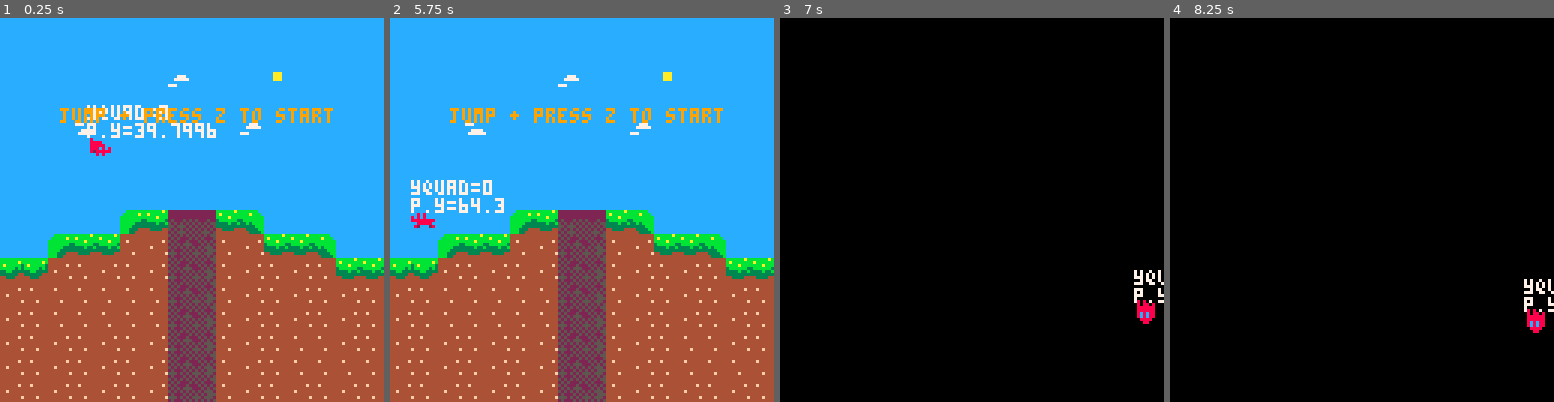
Above: before the commit, frames 1-4 (left to right).
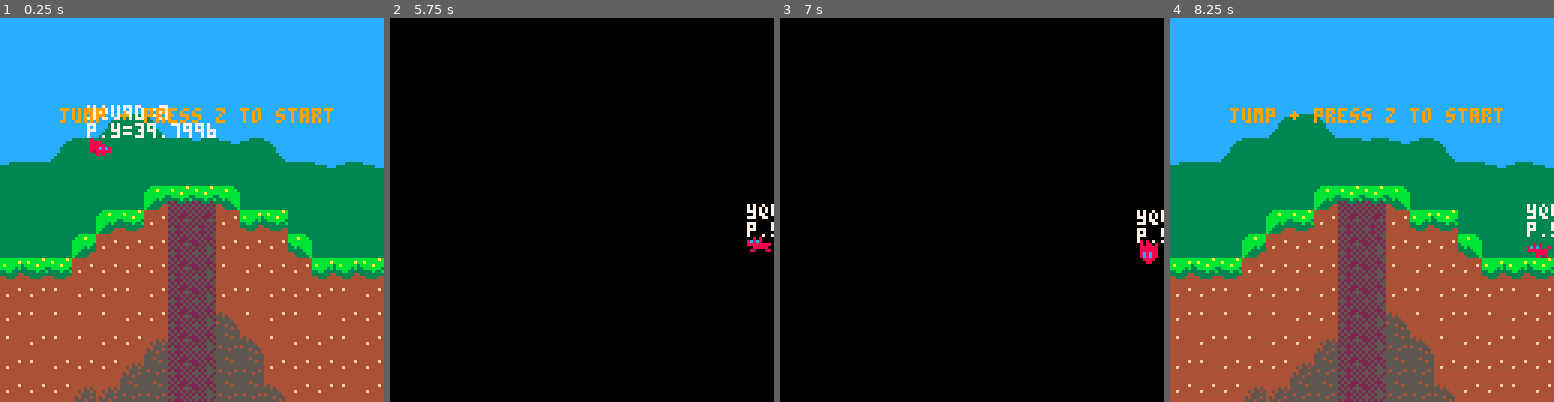
Above: after the commit, the same moments.

Repository: phf5kw/GoodBoy
Game: PICO-8 cartridge game1.p8
The game is run twice, just before and just after one commit, with the same random seed, the same clock (stepped at 60 frames per second) and the same inputs.
Inputs:
- Up to frame 1 (0.25 s): no input
- Up to frame 2 (5.75 s): tap O (Z key) at 0.33, 0.7, 1.43, 2.22, 3.1, 3.98, 4.87 s; hold Left 1.97-2.37 s; hold Right 2.87-3.53 s; hold Up 3.58-4.08 s; hold Right 4.13-4.53 s; hold Left from 5.13 s (still down)
- Up to frame 3 (7 s): tap O (Z key) at 5.75, 6.63 s; release Left at 5.8 s; hold Up 5.85-6.18 s; hold Left 6.23-6.63 s
- Up to frame 4 (8.25 s): hold Right 7.13-7.8 s; tap O (Z key) at 7.52 s; hold Up from 7.85 s (still down)

The runs differ from the first frame. In frame 1, 30% of the frame differs, in the area x 0-100%, y 14-100%; in frame 2, 100%; in frame 3, 0.9%; in frame 4, 100%, in the area x 0-100%, y 0-100%.

Commit message:
land sprites

Diff:
--- a/game1.p8
+++ b/game1.p8
@@ -234,9 +234,15 @@
 			flry=flr((player.y+player.h)/8)
 			if fget(mget(flr1x,flry),2) then
 				mset(flr1x,flry,0) --destroy
+				if flr(player.x/128)*128<1 and flr(player.y/128)*128<1 then
+					mset(flr1x,flry,58) --destroy
+				end
 			end
 			if fget(mget(flr2x,flry),2) then
 				mset(flr2x,flry,0) --destroy
+				if flr(player.x/128)*128<1 and flr(player.y/128)*128<1 then
+					mset(flr1x,flry,58) --destroy
+				end
 			end
 		elseif collide_map(player,"down",0) then
 			player.landed=true
@@ -521,38 +527,38 @@
 
 
 __gff__
-0001010000010000000000000808100000010100000100000000000020204000000000030303030000000000000000000000000303000000000000000000000003030303030303030000000000000000030303030303030300000000000000000303030303030707000000000000000001010101000007070000000000000000
+0001010000010000000000000808100000010100000100000000000020204000000000000000000000000703030300000000000000000000000000030303000003030303030307070000000000000000030303030303070700000000000000000303030300000707000000000000000001010101000007070000000000000000
 0000000000000000000000000000000000000000000000000000000000000000000000000000000000000000000000000000000000000000000000000000000000000000000000000000000000000000000000000000000000000000000000000000000000000000000000000000000000000000000000000000000000000000
 __map__
-2222222222222222222222222222222250505050505050484850505050505046000000000000000000000000000000000000000000000000000000000000000000000000000000000000000000000000000000000000000000000000000000000000000000000000000000000000000000000000000000000000000000000000
-2222222222222222222222222222222257515151515151484851515151515146000000000000000000000000000000000000000000000000000000000000000000000000000000000000000000000000000000000000000000000000000000000000000000000000000000000000000000000000000000000000000000000000
-2222222222222230222222322222222257000000000000000000000000000046000000000000000000000000000000000000000000000000000000000000000000000000000000000000000000000000000000000000000000000000000000000000000000000000000000000000000000000000000000000000000000000000
-2222222222222222222222222222222257000000000000000000000000000046000000000000000000000000000000000000000000000000000000000000000000000000000000000000000000000000000000000000000000000000000000000000000000000000000000000000000000000000000000000000000000000000
-2222223122222222222230222222222257000000000000000000000000000046000000000000000000000000000000000000000000000000000000000000000000000000000000000000000000000000000000000000000000000000000000000000000000000000000000000000000000000000000000000000000000000000
-2222222222222222222222222222222257000000000000000000000000000046000000000000000000000000000000000000000000000000000000000000000000000000000000000000000000000000000000000000000000000000000000000000000000000000000000000000000000000000000000000000000000000000
-2222222222222222222222222222222257000000000000000000000000000046000000000000000000000000000000000000000000000000000000000000000000000000000000000000000000000000000000000000000000000000000000000000000000000000000000000000000000000000000000000000000000000000
-2222222222222222222222222222222257000000000000000000000000000046000000000000000000000000000000000000000000000000000000000000000000000000000000000000000000000000000000000000000000000000000000000000000000000000000000000000000000000000000000000000000000000000
-2222222222262466672425222222222251720000007370720000007372000046707000000000000000000000000000000000000000000000000000000000000000000000000000000000000000000000000000000000000000000000000000000000000000000000000000000000000000000000000000000000000000000000
-2222262424343376773433242425222257000000000000000000000000000046000000000000000000000000000000000000000000000000000000000000000000000000000000000000000000000000000000000000000000000000000000000000000000000000000000000000000000000000000000000000000000000000
-2323333433343376773433343334242457000000000000000000000000000046000000000000000000000000000000000000000000000000000000000000000000000000000000000000000000000000000000000000000000000000000000000000000000000000000000000000000000000000000000000000000000000000
-3334343434343476773433343334333457000000000000000000000000000046000000000000000000000000000000000000000000000000000000000000000000000000000000000000000000000000000000000000000000000000000000000000000000000000000000000000000000000000000000000000000000000000
-3334343434343476773433343334333457000000000000000000000000000046000000000000000000000000000000000000000000000000000000000000000000000000000000000000000000000000000000000000000000000000000000000000000000000000000000000000000000000000000000000000000000000000
-3334333433343376773433343434333451700000007070707000700000707046000000000000000000000000000000000000000000000000000000000000000000000000000000000000000000000000000000000000000000000000000000000000000000000000000000000000000000000000000000000000000000000000
-3334333433343376773433343434343457000000000000000000000000000046000000000000000000000000000000000000000000000000000000000000000000000000000000000000000000000000000000000000000000000000000000000000000000000000000000000000000000000000000000000000000000000000
-3334333433343376773433343334333451414166674141414141414141414046000000000000000000000000000000000000000000000000000000000000000000000000000000000000000000000000000000000000000000000000000000000000000000000000000000000000000000000000000000000000000000000000
-5050525252525276775252525252525200000000000000000000000000000000000000000000000000000000000000000000000000000000000000000000000000000000000000000000000000000000000000000000000000000000000000000000000000000000000000000000000000000000000000000000000000000000
-5044454445444576774445444544455000000000000000000000000000000000000000000000000000000000000000000000000000000000000000000000000000000000000000000000000000000000000000000000000000000000000000000000000000000000000000000000000000000000000000000000000000000000
-474c4d4e4f494d6a6a4e4f494a4e4f4600000000000000000000000000000000000000000000000000000000000000000000000000000000000000000000000000000000000000000000000000000000000000000000000000000000000000000000000000000000000000000000000000000000000000000000000000000000
-475c5d5e5f595d5e6a5e5f595a6d6e4600000000000000000000000000000000000000000000000000000000000000000000000000000000000000000000000000000000000000000000000000000000000000000000000000000000000000000000000000000000000000000000000000000000000000000000000000000000
-476c6d6e6f4b4c486d6e6f4c6d7d7e4600000000000000000000000000000000000000000000000000000000000000000000000000000000000000000000000000000000000000000000000000000000000000000000000000000000000000000000000000000000000000000000000000000000000000000000000000000000
-577c7d7e7f5b5c587d7e7f697d7e6e5600000000000000000000000000000000000000000000000000000000000000000000000000000000000000000000000000000000000000000000000000000000000000000000000000000000000000000000000000000000000000000000000000000000000000000000000000000000
-475c5d5e5f6b6c68696a5e796d6e7e5600000000000000000000000000000000000000000000000000000000000000000000000000000000000000000000000000000000000000000000000000000000000000000000000000000000000000000000000000000000000000000000000000000000000000000000000000000000
-576a6d6e6f4d4e78797a6e694b7e7f5600000000000000000000000000000000000000000000000000000000000000000000000000000000000000000000000000000000000000000000000000000000000000000000000000000000000000000000000000000000000000000000000000000000000000000000000000000000
-476a7d7e4a5d5e4a4b4c7e795b4e4f5600000000000000000000000000000000000000000000000000000000000000000000000000000000000000000000000000000000000000000000000000000000000000000000000000000000000000000000000000000000000000000000000000000000000000000000000000000000
-474b6a4d6e5a4b5a5b5c5d5a5d5e5f4600000000000000000000000000000000000000000000000000000000000000000000000000000000000000000000000000000000000000000000000000000000000000000000000000000000000000000000000000000000000000000000000000000000000000000000000000000000
-5748494a7e4c4e4f48494e686a4e4f5600000000000000000000000000000000000000000000000000000000000000000000000000000000000000000000000000000000000000000000000000000000000000000000000000000000000000000000000000000000000000000000000000000000000000000000000000000000
-57586a5a5b5c5a5f4c595e78795e5f5600000000000000000000000000000000000000000000000000000000000000000000000000000000000000000000000000000000000000000000000000000000000000000000000000000000000000000000000000000000000000000000000000000000000000000000000000000000
-4768694c6b6c6e6f4c6d6e6c6d6e6f4600000000000000000000000000000000000000000000000000000000000000000000000000000000000000000000000000000000000000000000000000000000000000000000000000000000000000000000000000000000000000000000000000000000000000000000000000000000
+2323232323232323232323232323232350505050505050484850505050505046000000000000000000000000000000000000000000000000000000000000000000000000000000000000000000000000000000000000000000000000000000000000000000000000000000000000000000000000000000000000000000000000
+2323232323232323232323232323232357515151515151484851515151515146000000000000000000000000000000000000000000000000000000000000000000000000000000000000000000000000000000000000000000000000000000000000000000000000000000000000000000000000000000000000000000000000
+2323232323232323232323322323232357000000000000000000000000000046000000000000000000000000000000000000000000000000000000000000000000000000000000000000000000000000000000000000000000000000000000000000000000000000000000000000000000000000000000000000000000000000
+2323232323232323232323232323232357000000000000000000000000000046000000000000000000000000000000000000000000000000000000000000000000000000000000000000000000000000000000000000000000000000000000000000000000000000000000000000000000000000000000000000000000000000
+2323232331223023232323232323232357000000000000000000000000000046000000000000000000000000000000000000000000000000000000000000000000000000000000000000000000000000000000000000000000000000000000000000000000000000000000000000000000000000000000000000000000000000
+2323312222222222202120302323232357000000000000000000000000000046000000000000000000000000000000000000000000000000000000000000000000000000000000000000000000000000000000000000000000000000000000000000000000000000000000000000000000000000000000000000000000000000
+2022222222222222222222222221202157000000000000000000000000000046000000000000000000000000000000000000000000000000000000000000000000000000000000000000000000000000000000000000000000000000000000000000000000000000000000000000000000000000000000000000000000000000
+2222222222223d2a2a2d22222222222257000000000000000000000000000046000000000000000000000000000000000000000000000000000000000000000000000000000000000000000000000000000000000000000000000000000000000000000000000000000000000000000000000000000000000000000000000000
+222222223d2c3b76763b2b2c2222222251720000007370720000007372000046707000000000000000000000000000000000000000000000000000000000000000000000000000000000000000000000000000000000000000000000000000000000000000000000000000000000000000000000000000000000000000000000
+2222223d3b3b3b76773b3b3b2d22222257000000000000000000000000000046000000000000000000000000000000000000000000000000000000000000000000000000000000000000000000000000000000000000000000000000000000000000000000000000000000000000000000000000000000000000000000000000
+2b2c2c3b3b3b3b76773c3b3b3b2b2b2c57000000000000000000000000000046000000000000000000000000000000000000000000000000000000000000000000000000000000000000000000000000000000000000000000000000000000000000000000000000000000000000000000000000000000000000000000000000
+3b3b3c3b3b3c3b76773b3c3b3b3b3c3b57000000000000000000000000000046000000000000000000000000000000000000000000000000000000000000000000000000000000000000000000000000000000000000000000000000000000000000000000000000000000000000000000000000000000000000000000000000
+3b3c3c3c3c3b3b7677553c3b3c3c3b3b57000000000000000000000000000046000000000000000000000000000000000000000000000000000000000000000000000000000000000000000000000000000000000000000000000000000000000000000000000000000000000000000000000000000000000000000000000000
+3c3b3c3c3b3b54767753553c3b3b3c3b51700000007070707000700000707046000000000000000000000000000000000000000000000000000000000000000000000000000000000000000000000000000000000000000000000000000000000000000000000000000000000000000000000000000000000000000000000000
+3b3c3b3b3b5453767753533b3b3b3b3b57000000000000000000000000000046000000000000000000000000000000000000000000000000000000000000000000000000000000000000000000000000000000000000000000000000000000000000000000000000000000000000000000000000000000000000000000000000
+3b3b3b5454535376775353553b3b3c3b51414166674141414141414141414046000000000000000000000000000000000000000000000000000000000000000000000000000000000000000000000000000000000000000000000000000000000000000000000000000000000000000000000000000000000000000000000000
+5050525252525200005252525252525200000000000000000000000000000000000000000000000000000000000000000000000000000000000000000000000000000000000000000000000000000000000000000000000000000000000000000000000000000000000000000000000000000000000000000000000000000000
+5044454445444500004445444544455000000000000000000000000000000000000000000000000000000000000000000000000000000000000000000000000000000000000000000000000000000000000000000000000000000000000000000000000000000000000000000000000000000000000000000000000000000000
+474c4d4e4f494d00000000494a4e4f4600000000000000000000000000000000000000000000000000000000000000000000000000000000000000000000000000000000000000000000000000000000000000000000000000000000000000000000000000000000000000000000000000000000000000000000000000000000
+475c5d5e5f590000005e00595a6d6e4600000000000000000000000000000000000000000000000000000000000000000000000000000000000000000000000000000000000000000000000000000000000000000000000000000000000000000000000000000000000000000000000000000000000000000000000000000000
+476c6d6e6f004c486d6e004c6d7d7e4600000000000000000000000000000000000000000000000000000000000000000000000000000000000000000000000000000000000000000000000000000000000000000000000000000000000000000000000000000000000000000000000000000000000000000000000000000000
+577c7d7e7f5b00007d7e00697d7e6e5600000000000000000000000000000000000000000000000000000000000000000000000000000000000000000000000000000000000000000000000000000000000000000000000000000000000000000000000000000000000000000000000000000000000000000000000000000000
+475c005e5f6b0000006a5e796d6e7e5600000000000000000000000000000000000000000000000000000000000000000000000000000000000000000000000000000000000000000000000000000000000000000000000000000000000000000000000000000000000000000000000000000000000000000000000000000000
+576a6d6e6f4d000079006e694b7e7f5600000000000000000000000000000000000000000000000000000000000000000000000000000000000000000000000000000000000000000000000000000000000000000000000000000000000000000000000000000000000000000000000000000000000000000000000000000000
+476a7d7e4a5d5e004b4c7e795b4e4f5600000000000000000000000000000000000000000000000000000000000000000000000000000000000000000000000000000000000000000000000000000000000000000000000000000000000000000000000000000000000000000000000000000000000000000000000000000000
+474b6a4d6e5a005a5b5c5d5a5d5e5f4600000000000000000000000000000000000000000000000000000000000000000000000000000000000000000000000000000000000000000000000000000000000000000000000000000000000000000000000000000000000000000000000000000000000000000000000000000000
+5748494a7e4c4e4f48494e006a4e4f5600000000000000000000000000000000000000000000000000000000000000000000000000000000000000000000000000000000000000000000000000000000000000000000000000000000000000000000000000000000000000000000000000000000000000000000000000000000
+57586a5a5b5c005f4c595e00795e5f5600000000000000000000000000000000000000000000000000000000000000000000000000000000000000000000000000000000000000000000000000000000000000000000000000000000000000000000000000000000000000000000000000000000000000000000000000000000
+4768694c6b6c006f4c6d006c6d6e6f4600000000000000000000000000000000000000000000000000000000000000000000000000000000000000000000000000000000000000000000000000000000000000000000000000000000000000000000000000000000000000000000000000000000000000000000000000000000
 5778694c7b7c7e7f4c7d7e7c7d7e7f4600000000000000000000000000000000000000000000000000000000000000000000000000000000000000000000000000000000000000000000000000000000000000000000000000000000000000000000000000000000000000000000000000000000000000000000000000000000
 5040554055415454415440416667415100000000000000000000000000000000000000000000000000000000000000000000000000000000000000000000000000000000000000000000000000000000000000000000000000000000000000000000000000000000000000000000000000000000000000000000000000000000
 5051515052535253525151517677515100000000000000000000000000000000000000000000000000000000000000000000000000000000000000000000000000000000000000000000000000000000000000000000000000000000000000000000000000000000000000000000000000000000000000000000000000000000
Not shown, changed: 41 lines of the sprite sheet (__gfx__) section of game1.p8
